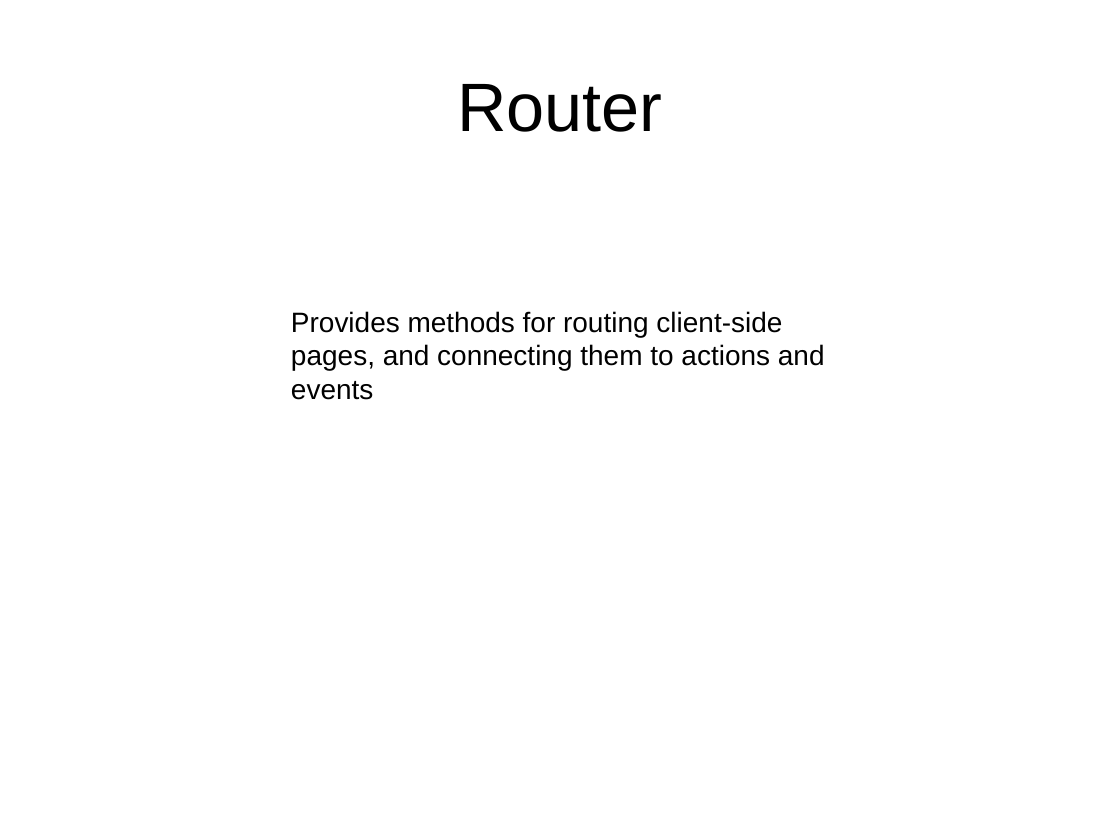
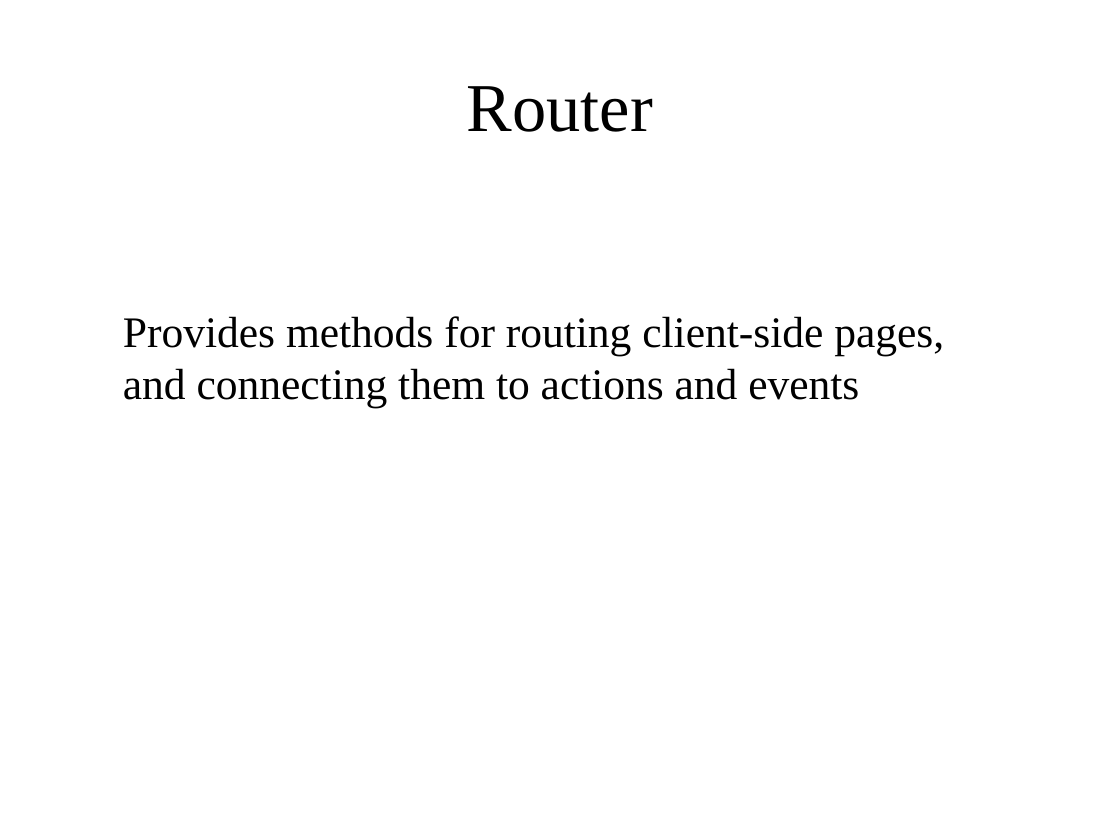
Before and after one commit to maivantan1992/DemoBackBone, a slide deck: slide 20 of DemoBackBone/src/main/resources/Slide/Backbone.pptx. Drawn at 1120x840 pixels with LibreOffice and Linux fonts; fonts in the diff are those of the drawing. Boxes give left, top, right and bottom in pixels: in the first picture for what was removed or moved away, otherwise in the second. Text is boxed around its words. In the diff, an @@ line names an element or a change of style, - is before the commit and + after.

```diff
--- a/DemoBackBone/src/main/resources/Slide/Backbone.pptx
+++ b/DemoBackBone/src/main/resources/Slide/Backbone.pptx
@@ title "Router" at (467,86,653,132): font Arial to Times New Roman @@
@@ text "Provides methods for routing client-side ...": place and size @@
-text "Provides methods for routing client-side ..." at (291,311,825,400)
+text "Provides methods for routing client-side ..." at (123,316,944,408)
@@ text "Provides methods for routing client-side ..." at (123,316,944,408): size 18 to 28 pt, font Arial to Times New Roman @@
```
Also in this commit, not shown: 17 other slides changed, 2 slides added, 2 slides removed, 1 other file.
